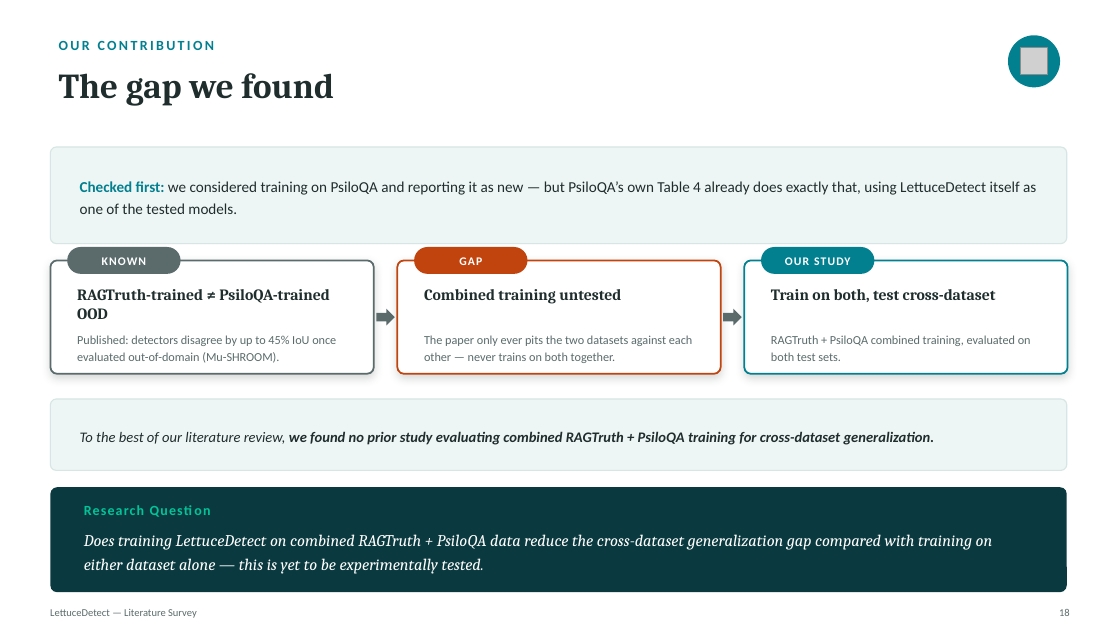
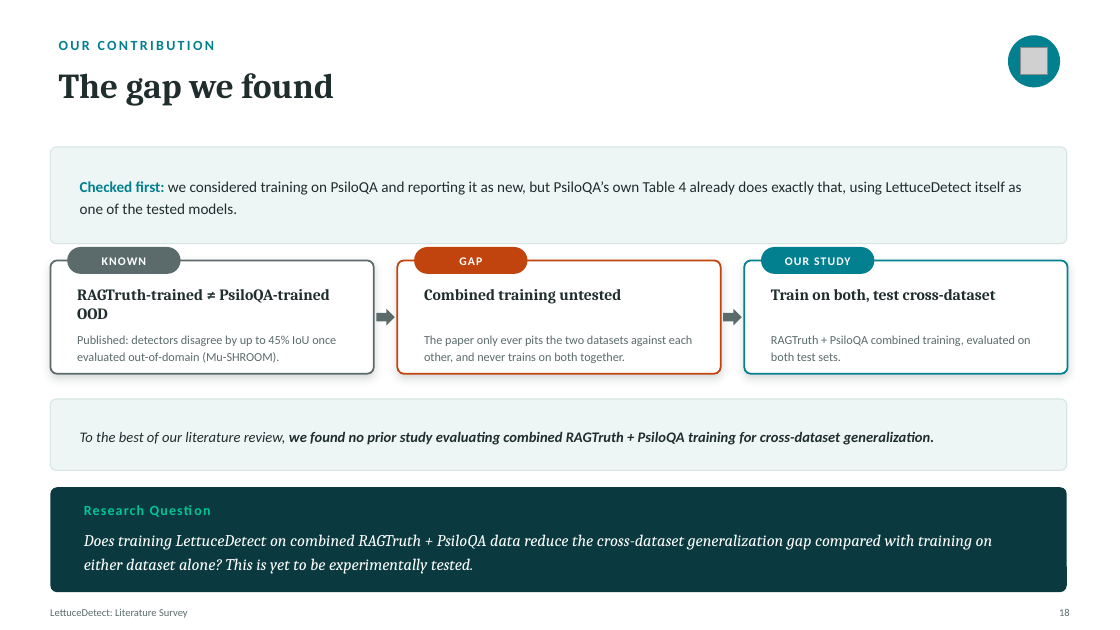
Before and after one commit to AfzalRaja001/lettucedetect-reimpl, a slide deck: slide 18 of docs/LettuceDetect_Presentation_.pptx. Drawn at 1120x630 pixels with LibreOffice and Linux fonts; fonts in the diff are those of the drawing; grey boxes stand for pictures. Boxes give left, top, right and bottom in pixels: in the first picture for what was removed or moved away, otherwise in the second. Text is boxed around its words. In the diff, an @@ line names an element or a change of style, - is before the commit and + after.

```diff
--- a/docs/LettuceDetect_Presentation_.pptx
+++ b/docs/LettuceDetect_Presentation_.pptx
@@ text at (x1=80, y1=181, x2=1021, y2=214): text changed @@
-Checked first: we considered training on PsiloQA and reporting it as new — but PsiloQA’s own Table 4 already does exactly that, using LettuceDetect itself as one of the tested models.
+Checked first: we considered training on PsiloQA and reporting it as new, but PsiloQA’s own Table 4 already does exactly that, using LettuceDetect itself as one of the tested models.
@@ text at (x1=424, y1=335, x2=692, y2=363): text changed @@
-The paper only ever pits the two datasets against each other — never trains on both together.
+The paper only ever pits the two datasets against each other, and never trains on both together.
@@ text at (x1=84, y1=534, x2=993, y2=574): text changed @@
-Does training LettuceDetect on combined RAGTruth + PsiloQA data reduce the cross-dataset generalization gap compared with training on either dataset alone — this is yet to be experimentally tested.
+Does training LettuceDetect on combined RAGTruth + PsiloQA data reduce the cross-dataset generalization gap compared with training on either dataset alone? This is yet to be experimentally tested.
@@ text at (x1=50, y1=609, x2=188, y2=618): text changed @@
-LettuceDetect — Literature Survey
+LettuceDetect: Literature Survey
```
Also in this commit, not shown: 20 other slides changed, 2 other files.
